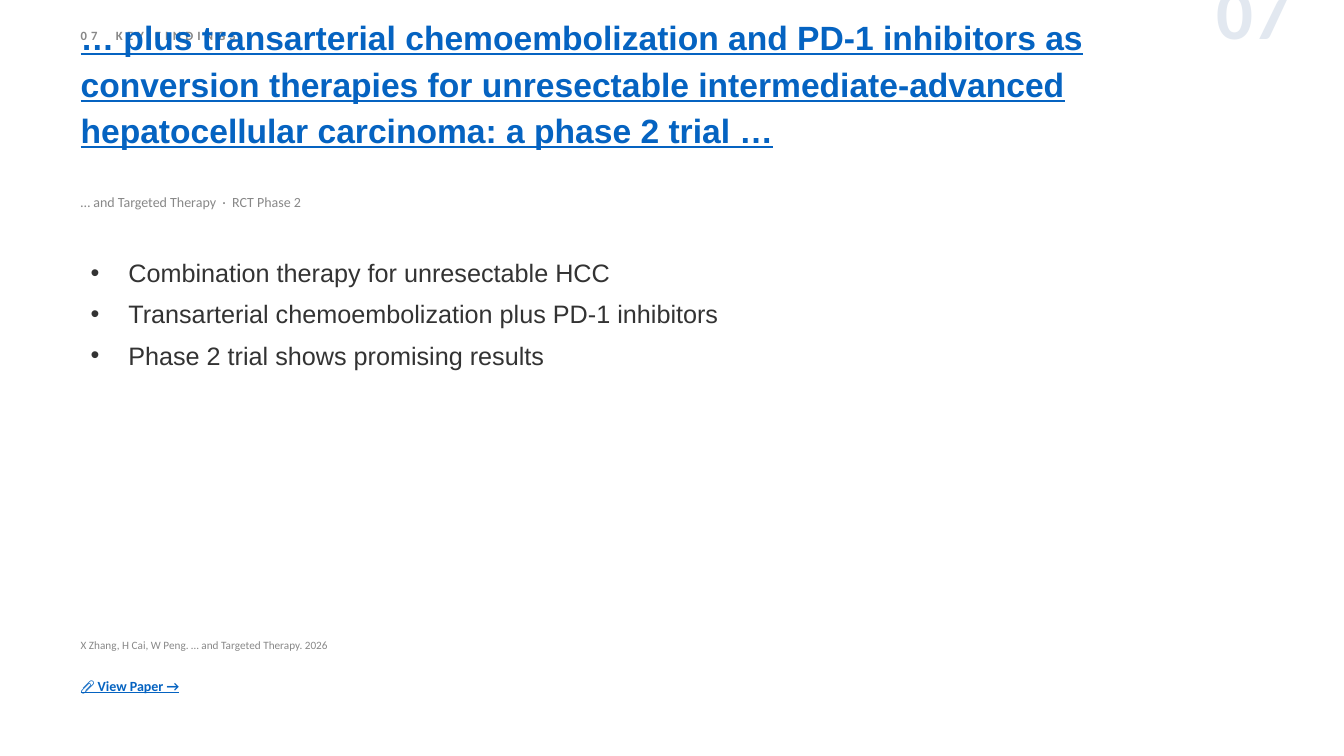
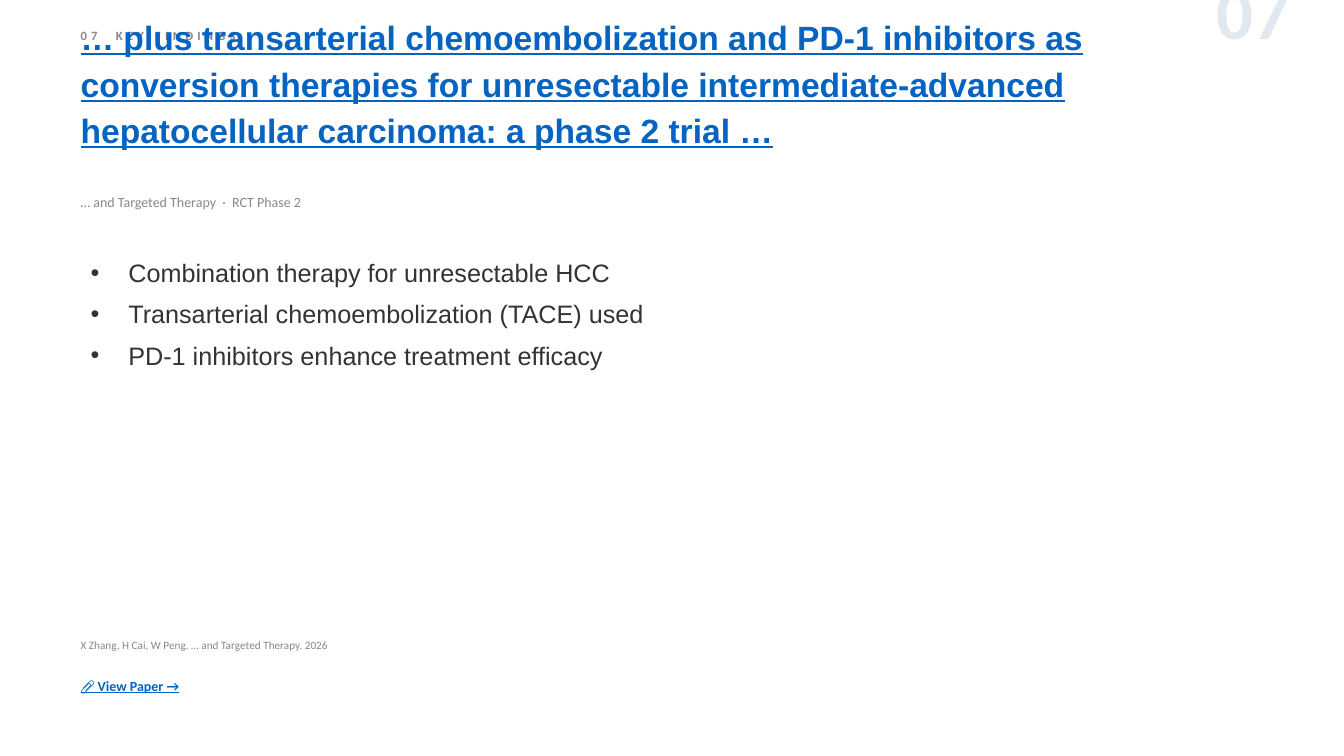
Before and after one commit to jejenhu-maker/hcc-weekly-digest, a slide deck: slide 9 of docs/digest-en.pptx. Drawn at 1344x756 pixels with LibreOffice and Linux fonts; fonts in the diff are those of the drawing. Boxes give left, top, right and bottom in pixels: in the first picture for what was removed or moved away, otherwise in the second. Text is boxed around its words. In the diff, an @@ line names an element or a change of style, - is before the commit and + after.

```diff
--- a/docs/digest-en.pptx
+++ b/docs/digest-en.pptx
@@ text at box(128, 304, 644, 370): text changed @@
-• Transarterial chemoembolization plus PD-1 inhibitors
-• Phase 2 trial shows promising results
+• Transarterial chemoembolization (TACE) used
+• PD-1 inhibitors enhance treatment efficacy
```
Also in this commit, not shown: 12 other slides changed, 1 slide added, 1 slide removed, 2 other files.
